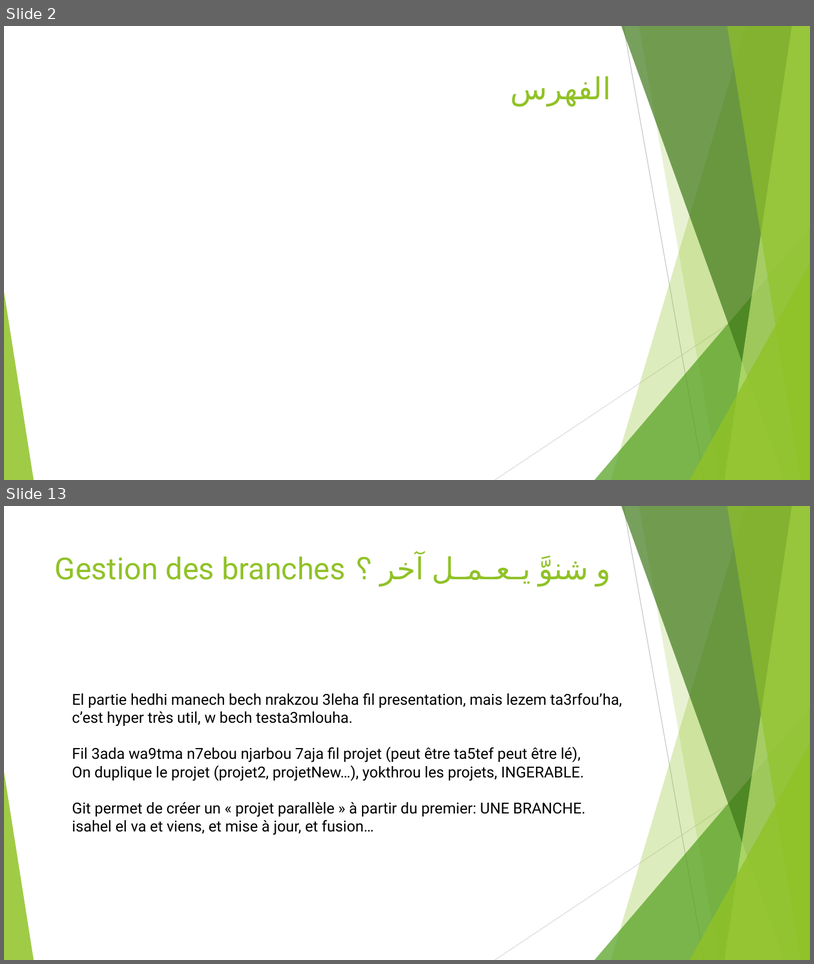
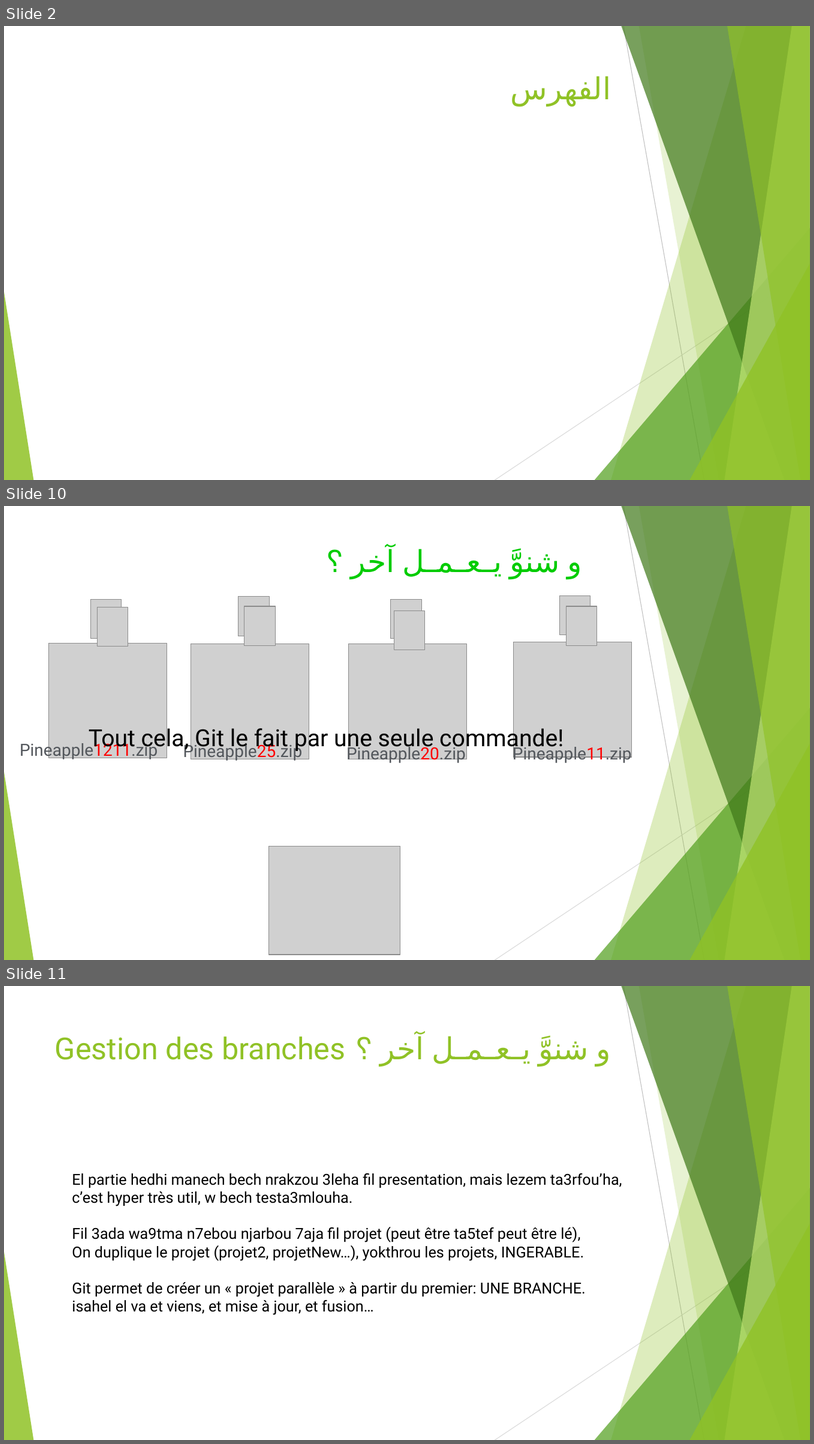
Before and after one commit to MeriemSelmi/GitSlides, a slide deck: Git Bakis.pptm. Shown one above the other, each under a label of ours: slides 2 and 13 before the commit, slides 2, 10 and 11 after it; the slides between them are not shown. The pictures are 814x964 and 814x1444 pixels, drawn with LibreOffice and Linux fonts; fonts in the diff are those of the drawing; grey boxes stand for pictures. Boxes give left, top, right and bottom in pixels: in the first picture for what was removed or moved away, otherwise in the second. Text is boxed around its words. In the diff, an @@ line names an element or a change of style, - is before the commit and + after.

```diff
--- a/Git Bakis.pptm
+++ b/Git Bakis.pptm
@@ slide 10 added at [4,506,810,960], background #FFFFFF; not listed: 10 template elements that a slide beside it also shows @@
@@ text added at [510,549,560,580], 36 pt, text #00CC00 @@
+و شنوَّ يـعـمـل آخر ؟
@@ picture added at [560,595,591,635] @@
@@ picture added at [90,599,122,639] @@
@@ picture added at [97,607,128,646] @@
@@ picture added at [239,597,270,636] @@
@@ picture added at [245,606,276,646] @@
@@ picture added at [391,599,422,639] @@
@@ picture added at [394,610,425,650] @@
@@ picture added at [567,606,597,646] @@
@@ picture added at [49,643,167,758] @@
@@ picture added at [191,644,309,759] @@
@@ picture added at [349,644,467,759] @@
@@ picture added at [514,642,632,757] @@
@@ text added at [89,724,564,752], 28 pt, text #000000 @@
+Tout cela, Git le fait par une seule commande!
@@ text added at [20,740,158,760], 20 pt, text gradient #53575C to #C5C7CA @@
+Pineapple1211.zip
@@ text added at [183,741,303,761], 20 pt, text gradient #53575C to #C5C7CA @@
+Pineapple25.zip
@@ text added at [347,744,466,763], 20 pt, text gradient #53575C to #C5C7CA @@
+Pineapple20.zip
@@ text added at [513,744,632,763], 20 pt, text gradient #53575C to #C5C7CA @@
+Pineapple11.zip
@@ picture added at [269,846,401,954] @@
@@ what was slide 13 is now slide 11 @@
```
Also in this commit, not shown: 5 slides changed, 2 other slides added, 5 slides removed.
